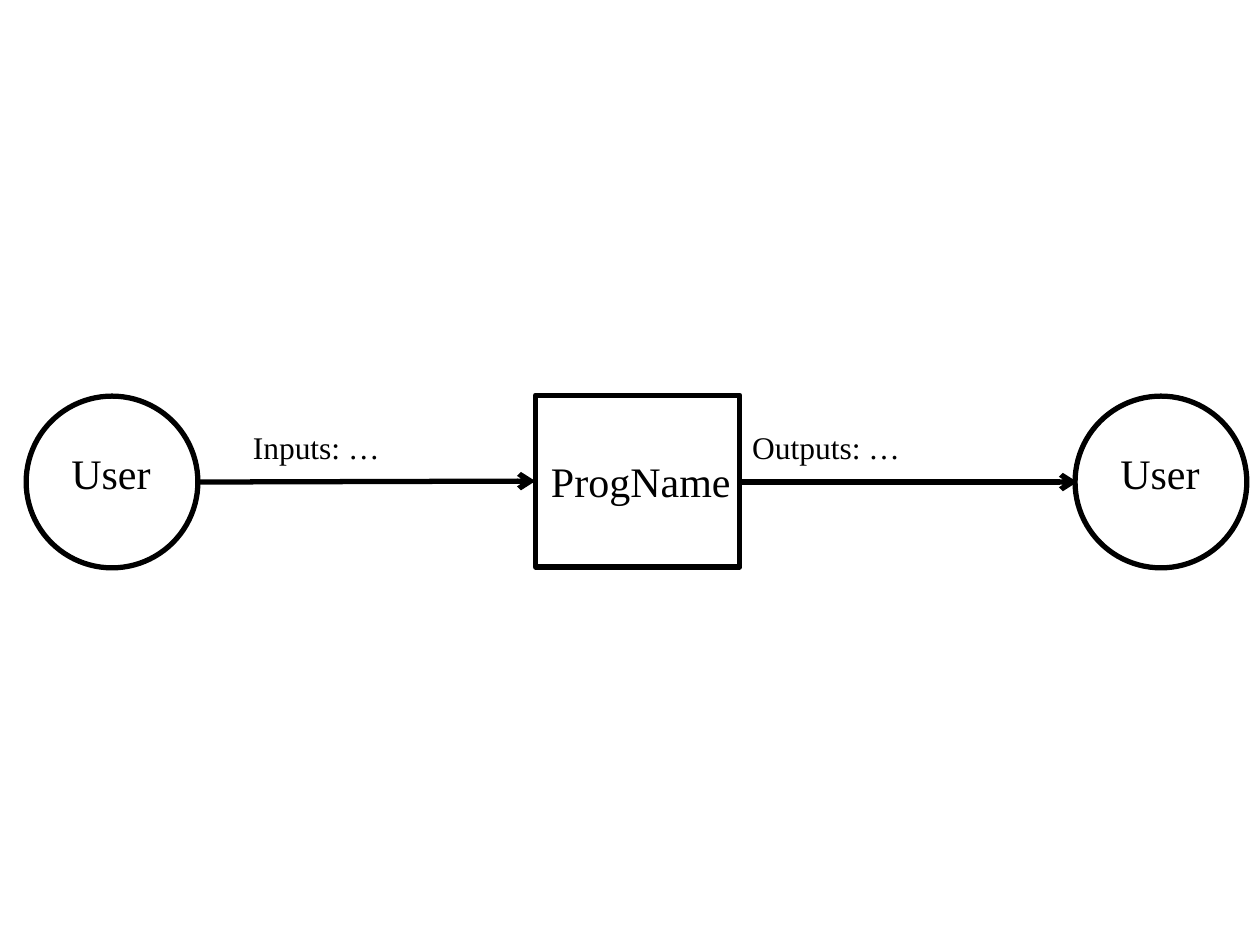
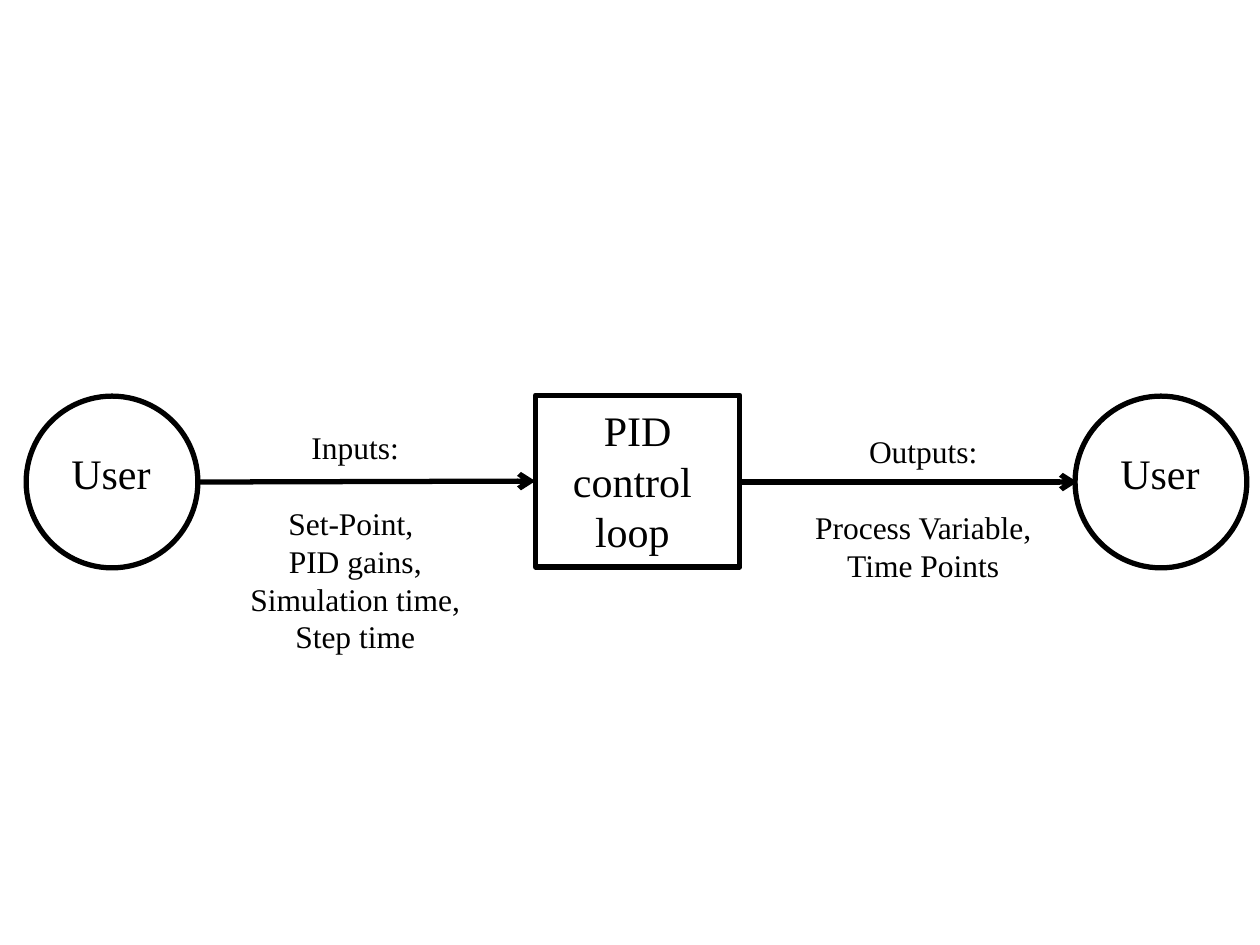
Before and after one commit to muralidn/CAS741-Fall20, a slide deck: slide 1 of docs/SRS/SystemContextFigure.pptx. Drawn at 1260x945 pixels with LibreOffice and Linux fonts; fonts in the diff are those of the drawing. Boxes give left, top, right and bottom in pixels: in the first picture for what was removed or moved away, otherwise in the second. Text is boxed around its words. In the diff, an @@ line names an element or a change of style, - is before the commit and + after.

```diff
--- a/docs/SRS/SystemContextFigure.pptx
+++ b/docs/SRS/SystemContextFigure.pptx
@@ text at [573, 418, 692, 556]: text changed @@
-ProgName
+PID
+control
+loop
@@ text at [250, 438, 460, 655]: text changed @@
-Inputs: …
+Inputs:
+Set-Point,
+PID gains,
+Simulation time,
+Step time
@@ text at [815, 442, 1032, 578]: text changed @@
-Outputs: …
+Outputs:
+Process Variable,
+Time Points
```
Also in this commit, not shown: 5 other files.
